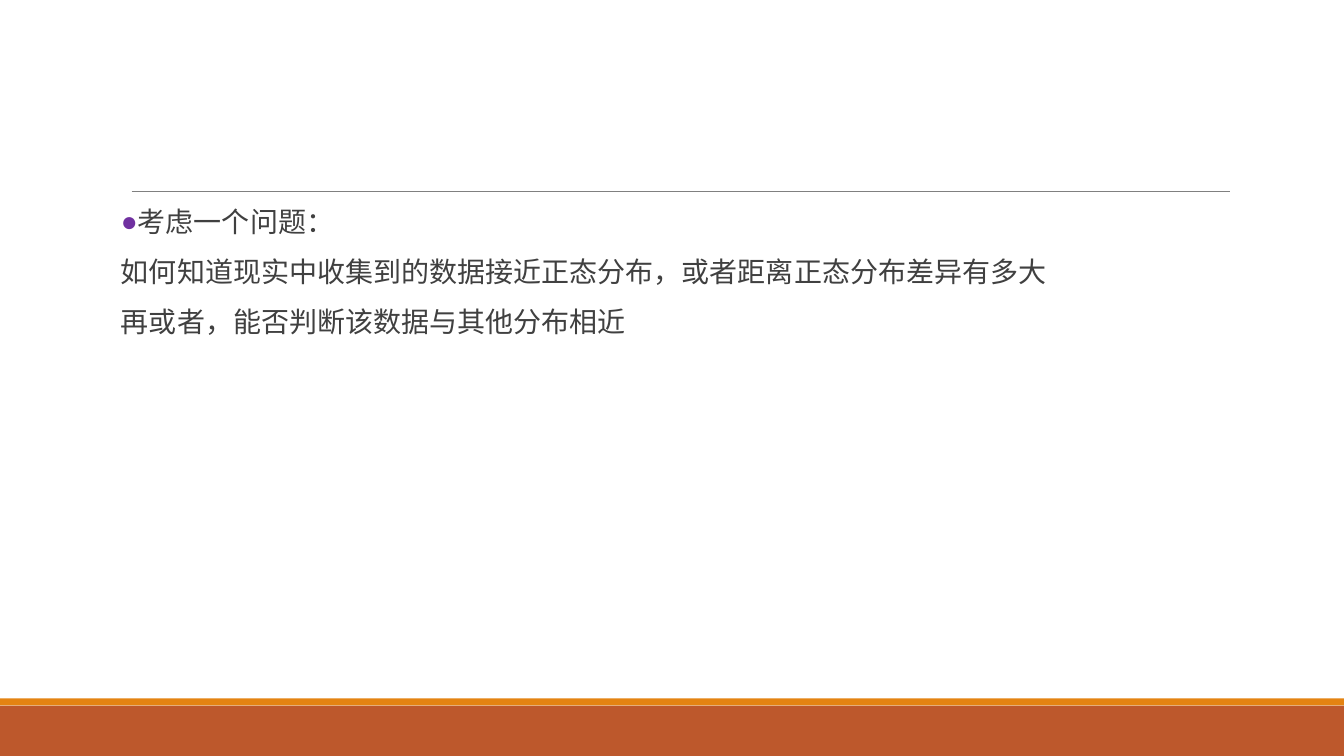
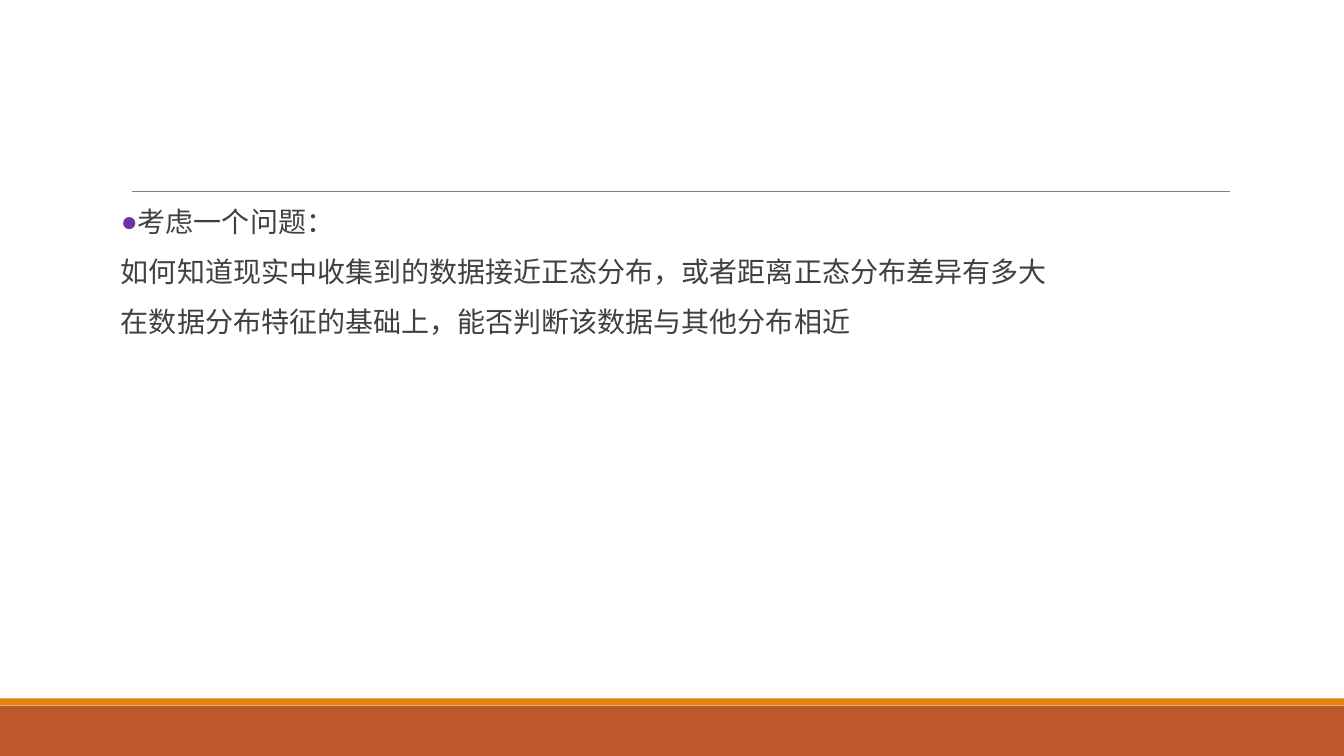
Before and after one commit to exoplanetX/DataAnalytics, a slide deck: slide 8 of 数据分析-4-非参数分析.pptx. Drawn at 1344x756 pixels with LibreOffice and Linux fonts; fonts in the diff are those of the drawing. Boxes give left, top, right and bottom in pixels: in the first picture for what was removed or moved away, otherwise in the second. Text is boxed around its words. In the diff, an @@ line names an element or a change of style, - is before the commit and + after.

```diff
--- a/数据分析-4-非参数分析.pptx
+++ b/数据分析-4-非参数分析.pptx
@@ text at (121, 308, 850, 335): text changed @@
-再或者，能否判断该数据与其他分布相近
+在数据分布特征的基础上，能否判断该数据与其他分布相近
```
Also in this commit, not shown: 4 other slides changed, 1 slide added.
